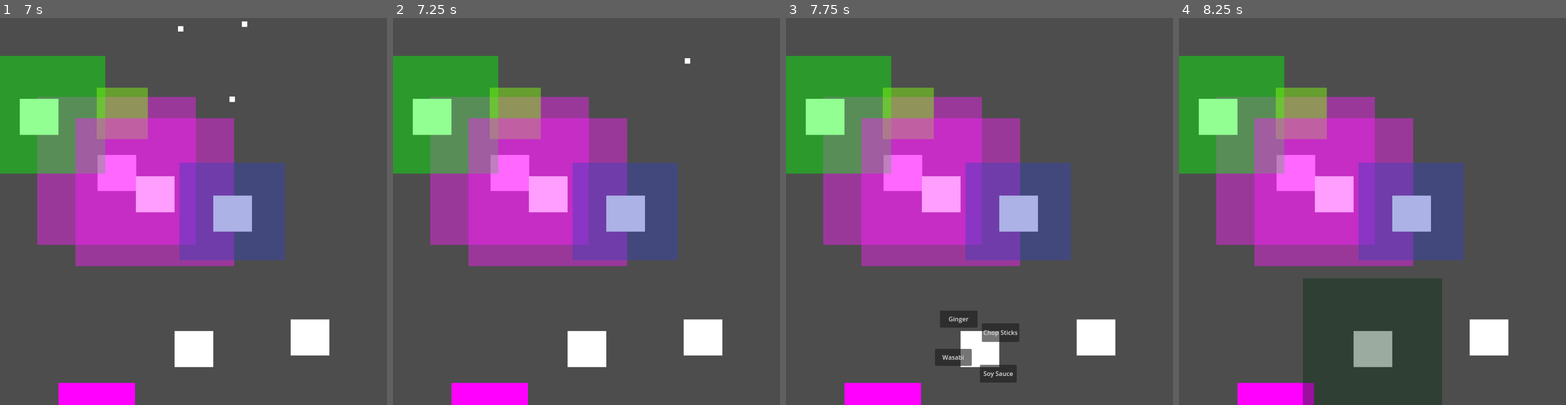
Above: before the commit, frames 1-4 (left to right).
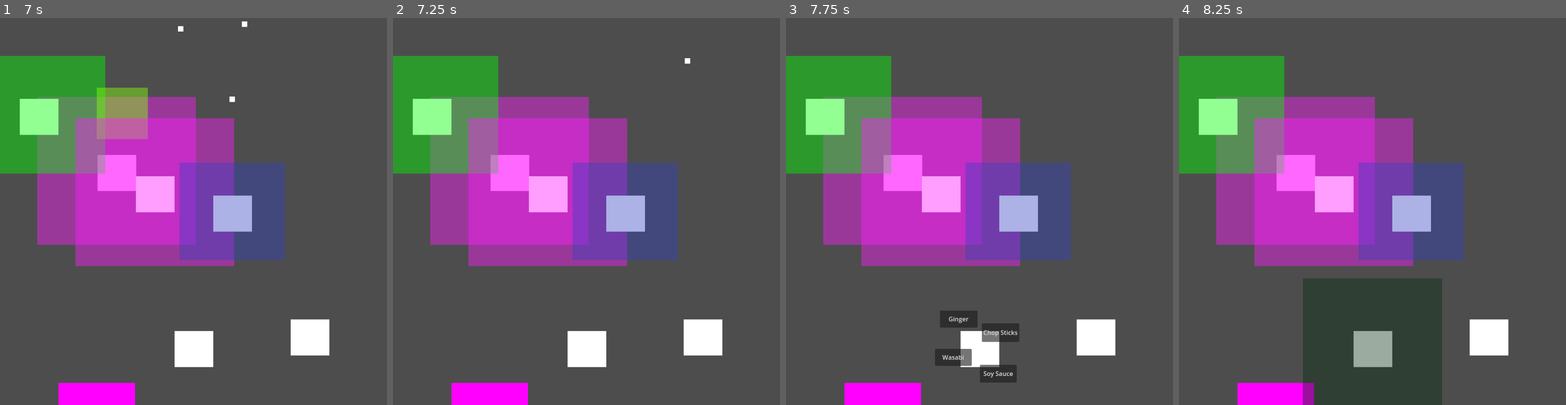
Above: after the commit, the same moments.

Repository: john9francis/sushi-attack
Game: Godot game, scene res://scripts/main.tscn
The game is run twice, just before and just after one commit, with the same random seed, the same clock (stepped at 60 frames per second) and the same inputs. The engine's default icon, where the game draws it, is replaced by a stand-in: a white triangle on a blue panel in a dark square.
Inputs (mouse positions are in pixels of both pictures, inside the frame that each line leads up to):
- Up to frame 1 (7 s): tap Enter at 0.5, 5 s; move the mouse to (119, 172) at 0.52 s; press the mouse at (119, 172) at 0.53 s; release the mouse at (119, 172) at 1.25 s; click "Chop Sticks" at 1.25 s; click "Soy Sauce" at 2 s; click "Ginger" at 2.75 s; tap Space at 3.5 s; move the mouse to (38, 114) at 3.52 s; click (38, 114) at 3.6 s; click "Wasabi" at 4.25 s; move the mouse to (154, 192) at 5.02 s; press the mouse at (154, 192) at 5.03 s; move the mouse to (232, 211) at 5.77 s; release the mouse at (232, 211) at 5.78 s; click (232, 211) at 5.85 s; click "Chop Sticks" at 6.5 s
- Up to frame 2 (7.25 s): no input
- Up to frame 3 (7.75 s): move the mouse to (979, 346) at 7.27 s; press the mouse at (979, 346) at 7.28 s
- Up to frame 4 (8.25 s): release the mouse at (1372, 346) at 8 s; click "Soy Sauce" at 8 s

Frame 1 is identical in both runs. In frame 2, 1.8% of the frame differs, in the area x 25-39%, y 18-32%; in frame 3, 1.8%; in frame 4, 1.8%.

Commit message:
now explosions despawn

Diff:
--- /dev/null
+++ b/scripts/explosion.gd
@@ -0,0 +1,17 @@
+extends Area2D
+
+
+# Called when the node enters the scene tree for the first time.
+func _ready():
+	$DespawnTimer.start()
+	pass # Replace with function body.
+
+
+# Called every frame. 'delta' is the elapsed time since the previous frame.
+func _process(delta):
+	pass
+
+
+func _on_despawn_timer_timeout():
+	queue_free()
+	pass # Replace with function body.
--- a/scripts/explosion.tscn
+++ b/scripts/explosion.tscn
@@ -1,4 +1,6 @@
-[gd_scene load_steps=3 format=3 uid="uid://cni2vyt8g032r"]
+[gd_scene load_steps=4 format=3 uid="uid://cni2vyt8g032r"]
+
+[ext_resource type="Script" path="res://scripts/explosion.gd" id="1_up0uv"]
 
 [sub_resource type="CircleShape2D" id="CircleShape2D_8rhq5"]
 radius = 94.1488
@@ -6,6 +8,7 @@
 [sub_resource type="CanvasTexture" id="CanvasTexture_55j28"]
 
 [node name="Explosion" type="Area2D"]
+script = ExtResource("1_up0uv")
 
 [node name="CollisionShape2D" type="CollisionShape2D" parent="."]
 shape = SubResource("CircleShape2D_8rhq5")
@@ -14,3 +17,8 @@
 modulate = Color(0.517647, 1, 0.0588235, 0.454902)
 scale = Vector2(131.75, 133.25)
 texture = SubResource("CanvasTexture_55j28")
+
+[node name="DespawnTimer" type="Timer" parent="."]
+one_shot = true
+
+[connection signal="timeout" from="DespawnTimer" to="." method="_on_despawn_timer_timeout"]
